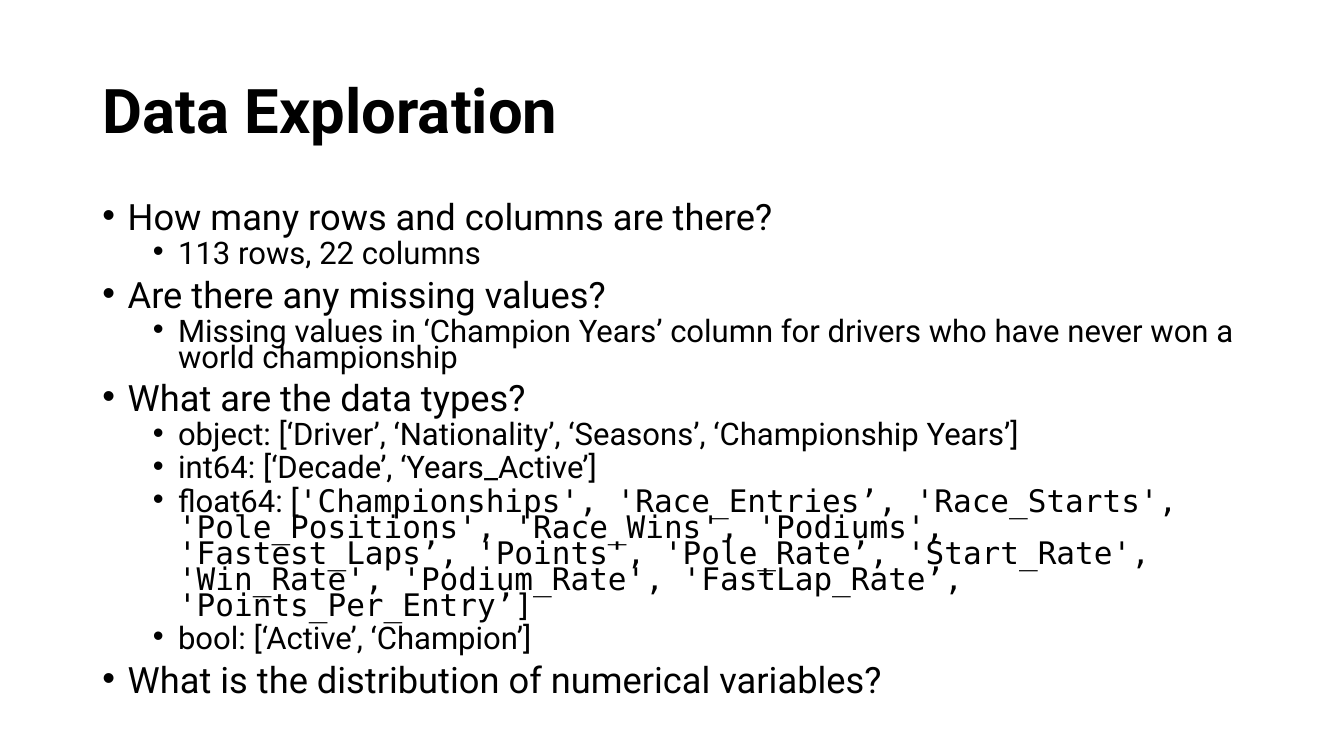
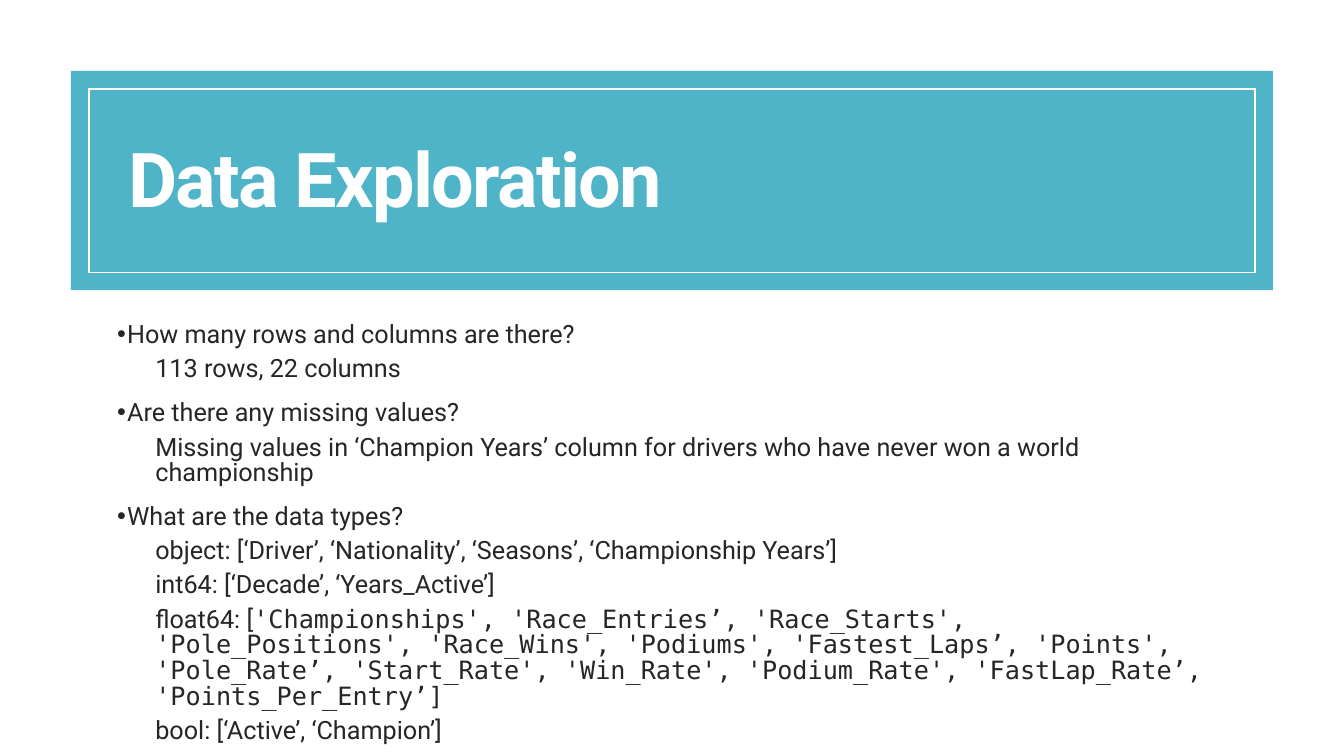
Before and after one commit to nickharshaw/Team-Project-1-NGH-EJL, a slide deck: slide 3 of TP1_NGH_EJL.pptx. Drawn at 1344x756 pixels with LibreOffice and Linux fonts; fonts in the diff are those of the drawing. Boxes give left, top, right and bottom in pixels: in the first picture for what was removed or moved away, otherwise in the second. Text is boxed around its words. In the diff, an @@ line names an element or a change of style, - is before the commit and + after.

```diff
--- a/TP1_NGH_EJL.pptx
+++ b/TP1_NGH_EJL.pptx
@@ rectangle added at bbox=[71, 71, 1273, 290], fill #50B4C8 @@
@@ rectangle added at bbox=[89, 89, 1255, 272], outline #FFFFFF 1 pt @@
@@ title "Data Exploration": place and size @@
-title "Data Exploration" at bbox=[102, 86, 558, 146]
+title "Data Exploration" at bbox=[128, 150, 661, 223]
@@ title "Data Exploration" at bbox=[128, 150, 661, 223]: size 44 to 54 pt, text colour #000000 to #FFFFFF, letter spacing 0 to -1.2 pt; line spacing 0.9 to 0.85 @@
@@ text "How many rows and columns ...": place and size @@
-text "How many rows and columns ..." at bbox=[128, 202, 1233, 694]
+text "How many rows and columns ..." at bbox=[127, 324, 1203, 744]
@@ text "How many rows and columns ..." at bbox=[127, 324, 1203, 744]: size 25.9 to 18 pt in "How many rows and columns are there?", "Are there any missing values?", "What are the data types?"; text colour #000000 to #262626; size 22.2 to 18 pt in "113 rows, 22 columns", "Missing values in ‘Champion Years’ column for ...", "object: [‘Driver’, ‘Nationality’, ‘Seasons’, ‘Championship Y ...", "int64: [‘Decade’, ‘Years_Active’]" and 2 more places; indent changed; line spacing 0.7 to 0.85; more space between paragraphs; bullet • to   @@
@@ text at bbox=[128, 665, 881, 694]: paragraph removed @@
-• What is the distribution of numerical variables?
```
Also in this commit, not shown: 4 other slides changed, 7 slides added, 7 slides removed, 2 other files.
